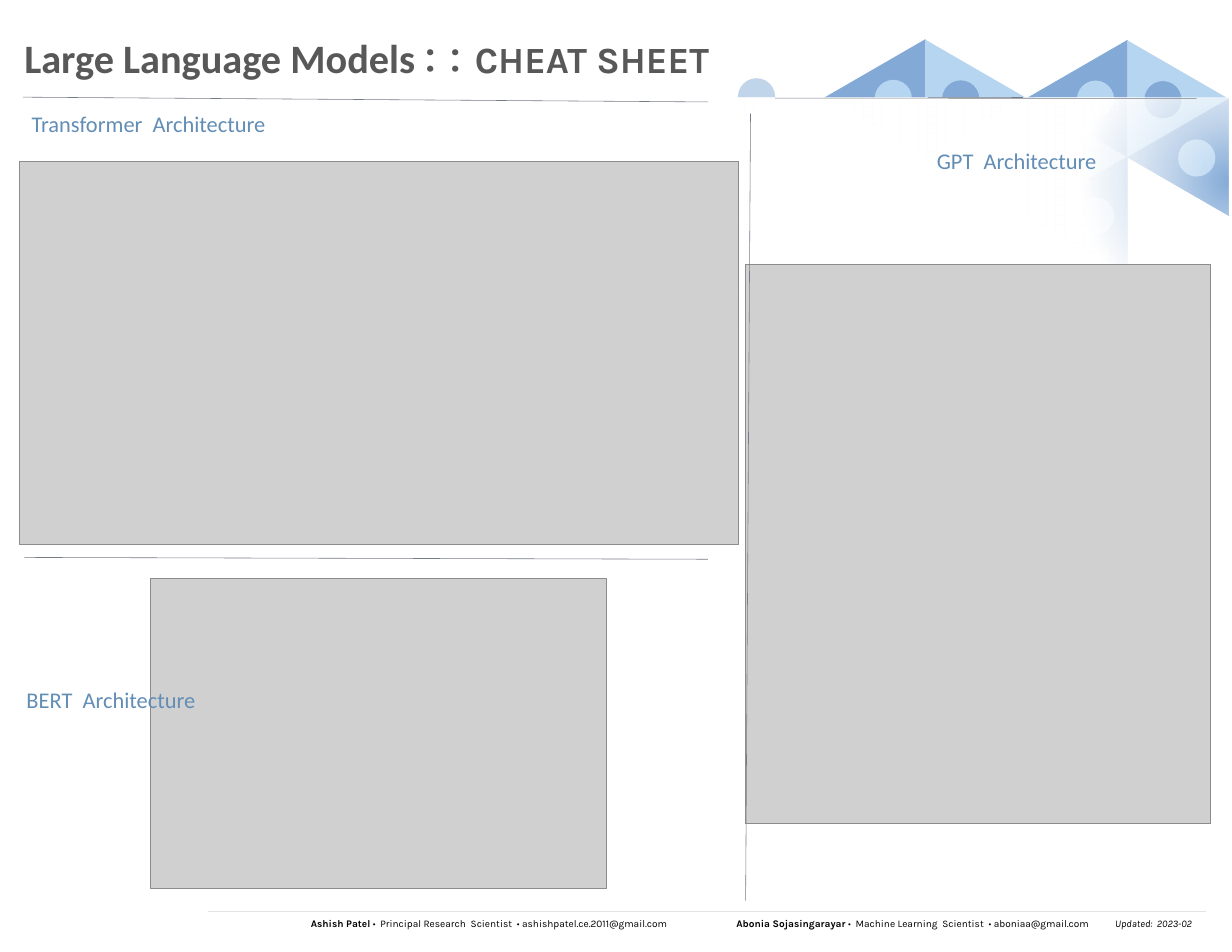
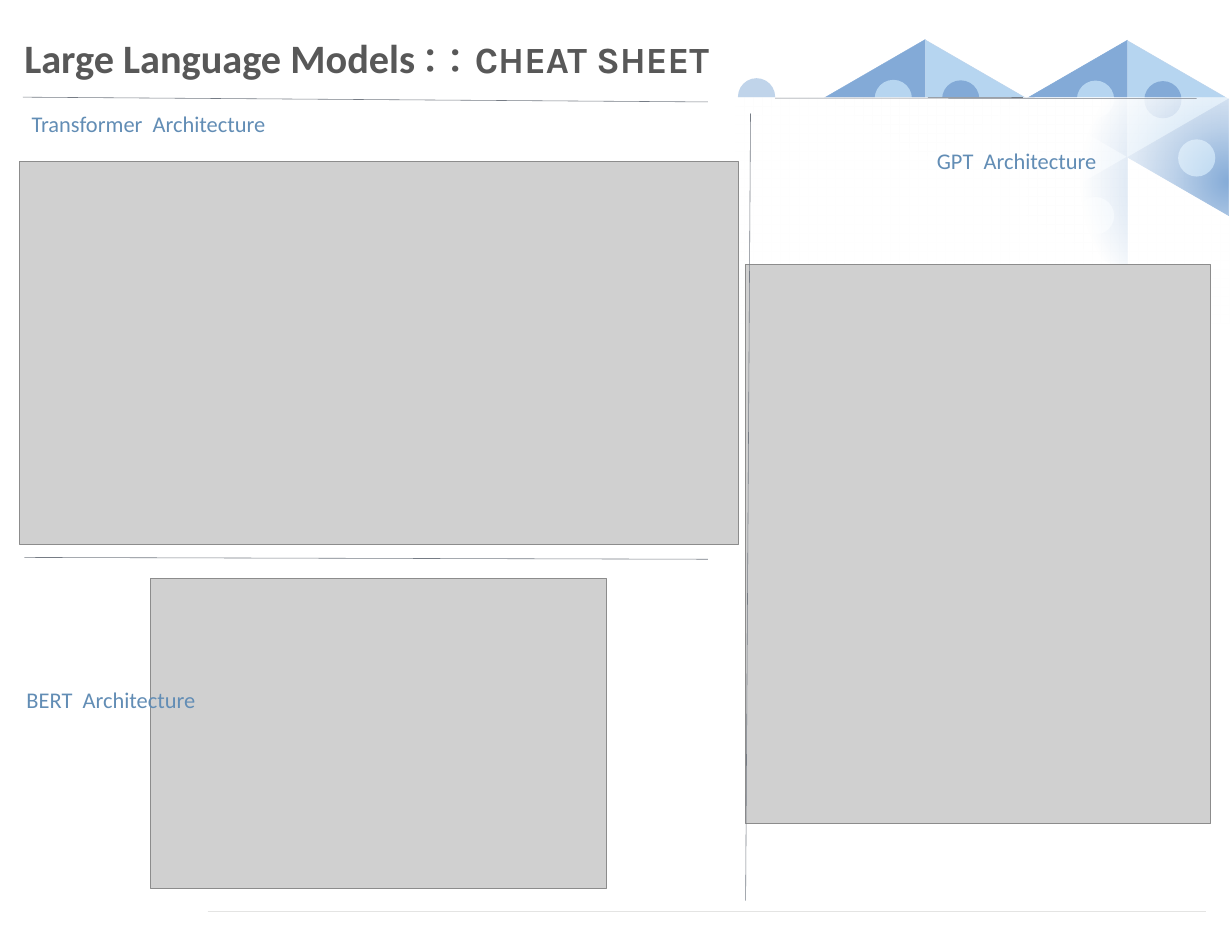
Before and after one commit to Blass2000/LLM-Large-Language-Model-Overview, a slide deck: slide 3 of LLMs.pptx. Drawn at 1232x952 pixels with LibreOffice and Linux fonts; fonts in the diff are those of the drawing; grey boxes stand for pictures; background and template pictures are left out. Boxes give left, top, right and bottom in pixels: in the first picture for what was removed or moved away, otherwise in the second. Text is boxed around its words. In the diff, an @@ line names an element or a change of style, - is before the commit and + after.

```diff
--- a/LLMs.pptx
+++ b/LLMs.pptx
@@ text removed at (311, 920, 1192, 930) @@
-Ashish Patel • Principal Research Scientist • ashishpatel.ce.2011@gmail.com Abonia Sojasingarayar • Machine Learning Scientist • aboniaa@gmail.com Updated: 2023-02
```
Also in this commit, not shown: 2 other slides changed, 2 other files.
